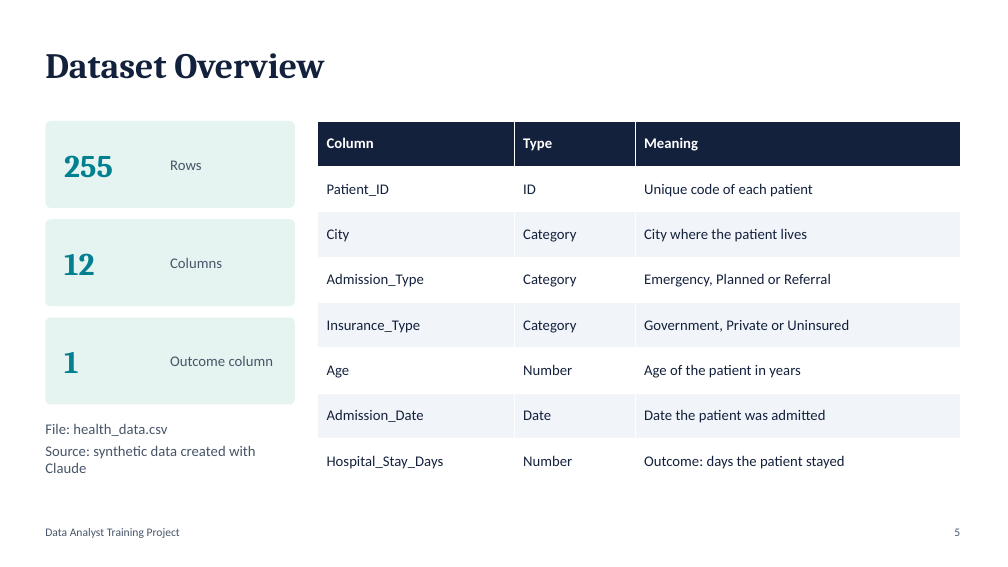
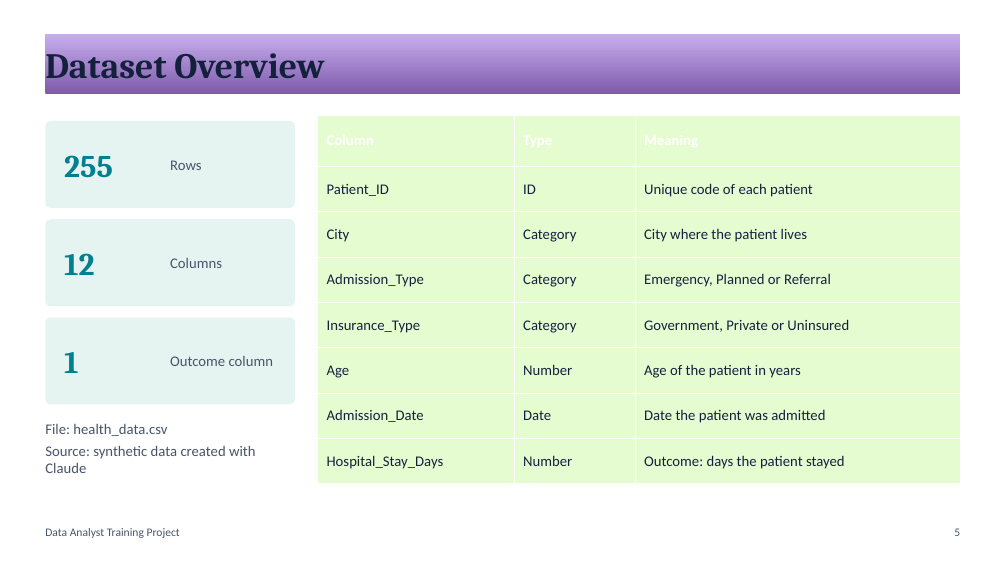
Before and after one commit to sakshiship-it/DATA-ANALYTICS-PROJECT, a slide deck: slide 5 of documents/Healthcare_Project_Presentation.pptx. Drawn at 1008x567 pixels with LibreOffice and Linux fonts; fonts in the diff are those of the drawing. Boxes give left, top, right and bottom in pixels: in the first picture for what was removed or moved away, otherwise in the second. Text is boxed around its words. In the diff, an @@ line names an element or a change of style, - is before the commit and + after.

```diff
--- a/documents/Healthcare_Project_Presentation.pptx
+++ b/documents/Healthcare_Project_Presentation.pptx
@@ rectangle "Dataset Overview": place and size @@
-rectangle "Dataset Overview" at bbox=[45, 53, 324, 79]
+rectangle "Dataset Overview" at bbox=[45, 34, 960, 95]
@@ rectangle "Dataset Overview" at bbox=[45, 34, 960, 95]: fill none to gradient #7F5BAB to #C8B0ED @@
@@ table at bbox=[318, 116, 960, 484] @@
@@ fill #14213D to #E5FCD1 in row 1 @@
@@ fill #FFFFFF to #E5FCD1 in 12 cells @@
@@ fill #F1F5F9 to #E5FCD1 in 9 cells @@
@@ table: place and size @@
-table at bbox=[318, 121, 960, 484]
+table at bbox=[318, 116, 960, 484]
```
Also in this commit, not shown: 14 other slides changed, 1 other file.
